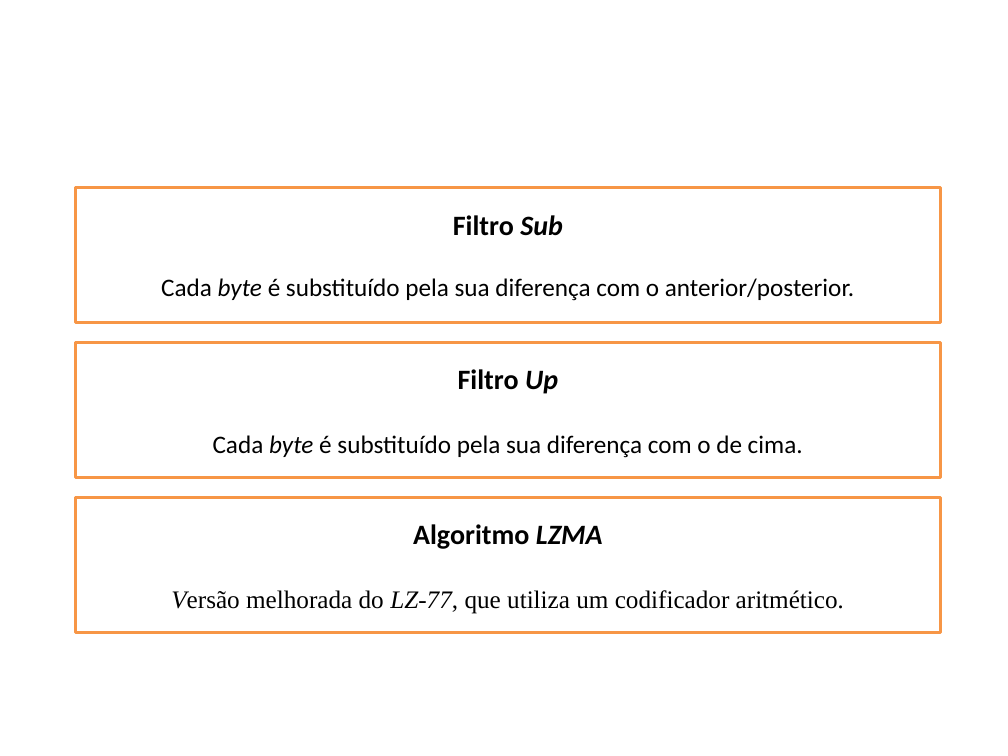
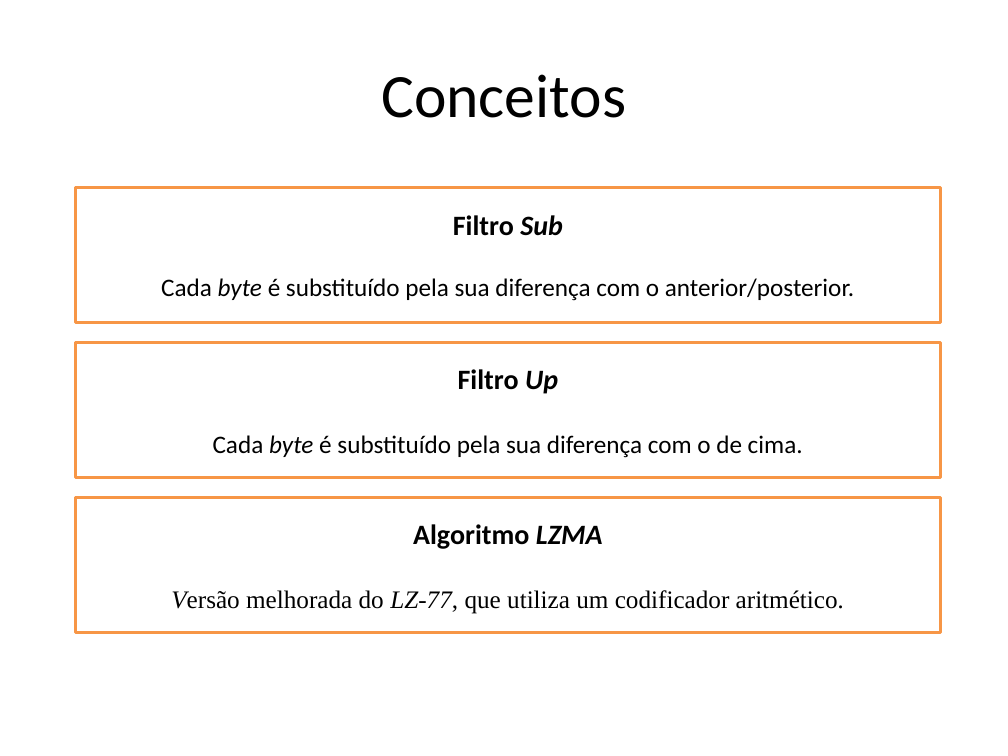
Before and after one commit to smartlord7/EntropicCompressor, a slide deck: slide 16 of research/report/Apresentação.pptx. Drawn at 1008x756 pixels with LibreOffice and Linux fonts; fonts in the diff are those of the drawing. Boxes give left, top, right and bottom in pixels: in the first picture for what was removed or moved away, otherwise in the second. Text is boxed around its words. In the diff, an @@ line names an element or a change of style, - is before the commit and + after.

```diff
--- a/research/report/Apresentação.pptx
+++ b/research/report/Apresentação.pptx
@@ title added at [381,74,626,118], 44 pt, text #000000 @@
+Conceitos
```
Also in this commit, not shown: 9 other slides changed.
